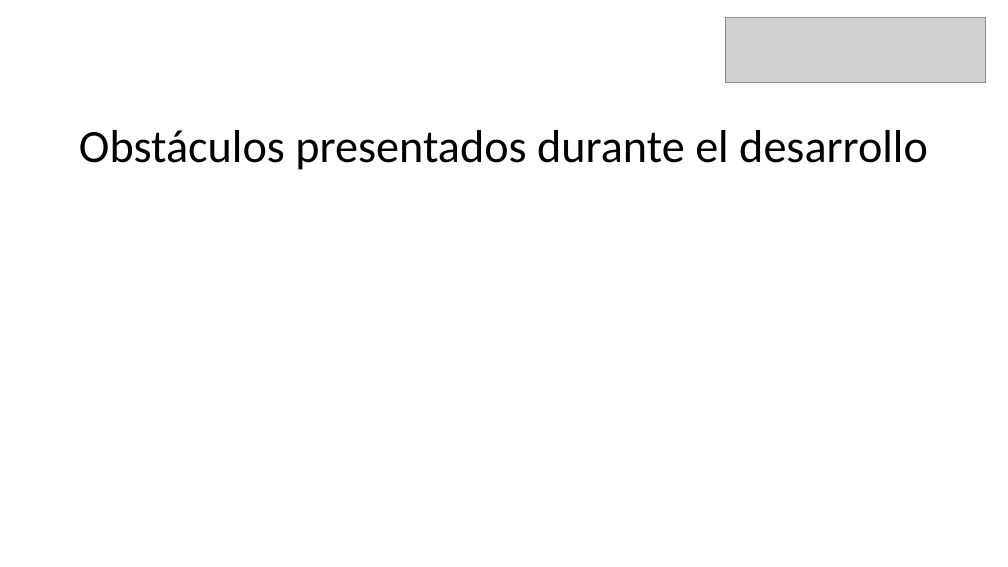
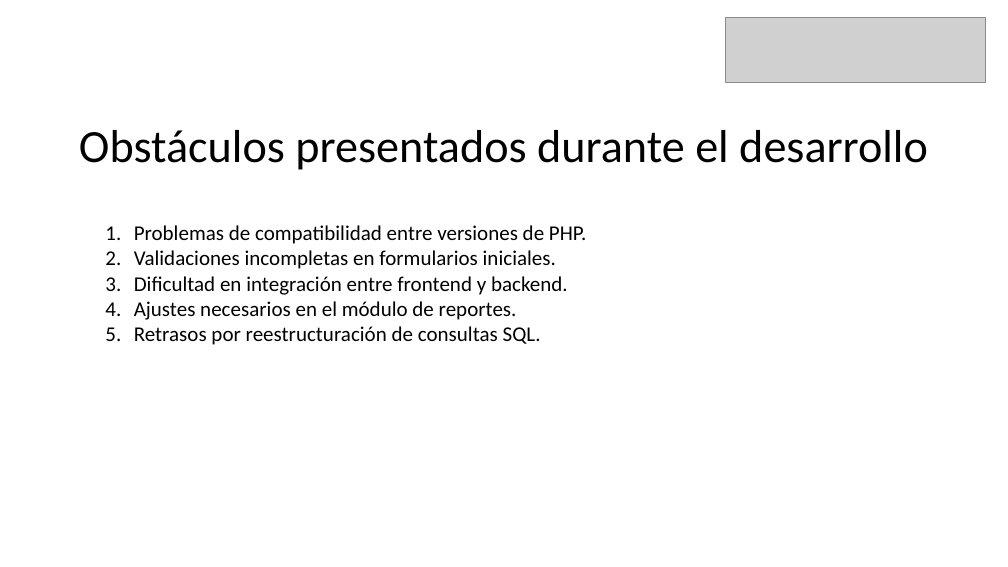
Before and after one commit to Ceidima/2025_PO_Capstone_708D_Grupo_6, a slide deck: slide 13 of Fase 3/Evidencias Proyecto/Formato Presentación final.pptx. Drawn at 1008x567 pixels with LibreOffice and Linux fonts; fonts in the diff are those of the drawing; grey boxes stand for pictures. Boxes give left, top, right and bottom in pixels: in the first picture for what was removed or moved away, otherwise in the second. Text is boxed around its words. In the diff, an @@ line names an element or a change of style, - is before the commit and + after.

```diff
--- a/Fase 3/Evidencias Proyecto/Formato Presentación final.pptx
+++ b/Fase 3/Evidencias Proyecto/Formato Presentación final.pptx
@@ text added at box(134, 225, 586, 345), 20 pt, text #000000 @@
+1. Problemas de compatibilidad entre versiones de PHP.
+2. Validaciones incompletas en formularios iniciales.
+3. Dificultad en integración entre frontend y backend.
+4. Ajustes necesarios en el módulo de reportes.
+5. Retrasos por reestructuración de consultas SQL.
```
Also in this commit, not shown: 11 other slides changed, 1 slide added, 1 slide removed, 2 other files.
